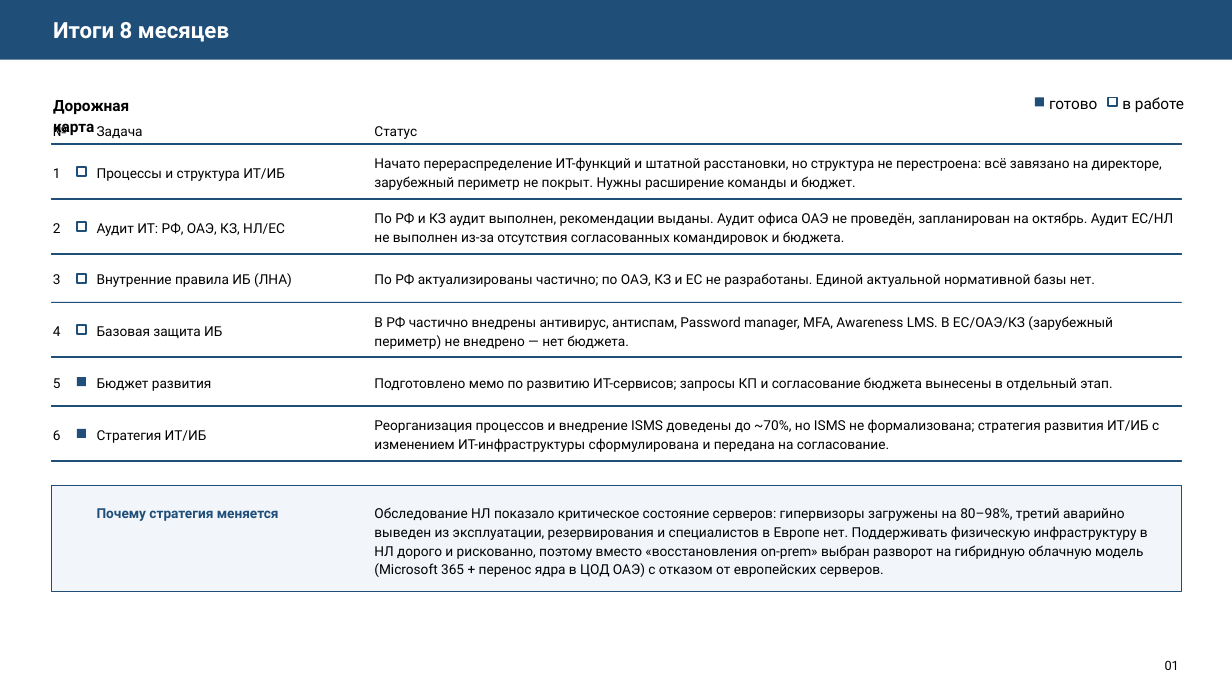
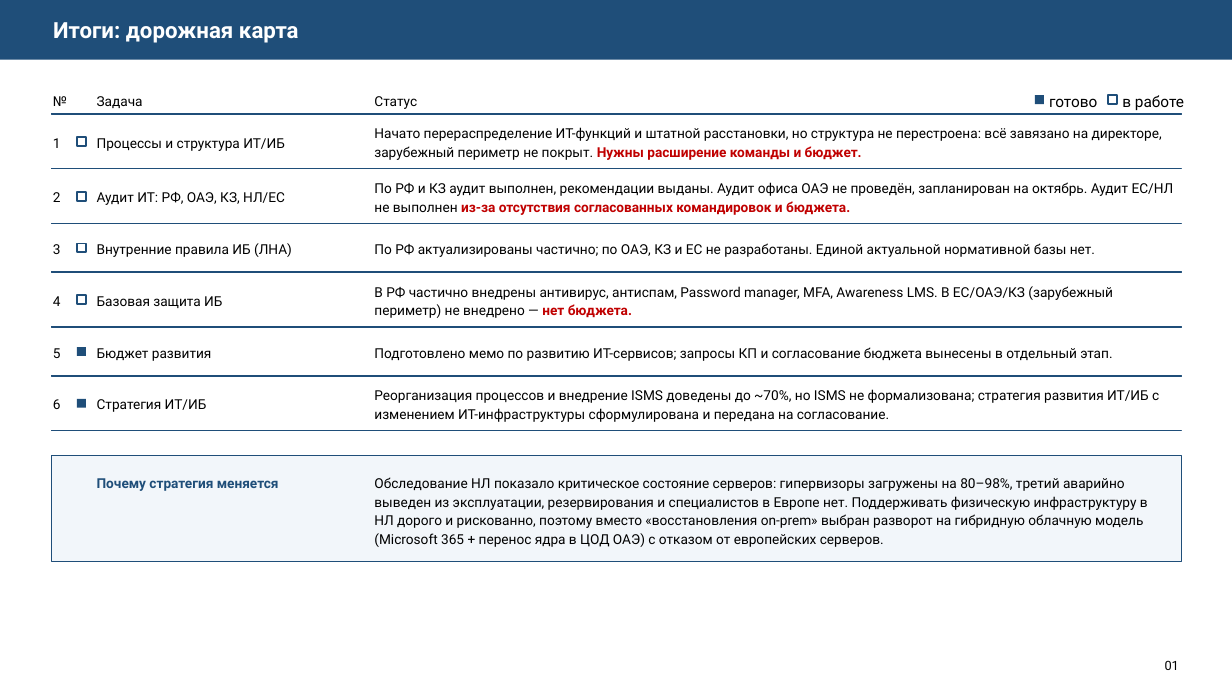
Before and after one commit to jordanbarnesceo88-tech/bpnm, a slide deck: slide 2 of presentation/Plan_IT-IB_v2.2.pptx. Drawn at 1232x693 pixels with LibreOffice and Linux fonts; fonts in the diff are those of the drawing. Boxes give left, top, right and bottom in pixels: in the first picture for what was removed or moved away, otherwise in the second. Text is boxed around its words. In the diff, an @@ line names an element or a change of style, - is before the commit and + after.

```diff
--- a/presentation/Plan_IT-IB_v2.2.pptx
+++ b/presentation/Plan_IT-IB_v2.2.pptx
@@ text at <box>53,22,299,43</box>: text changed @@
-Итоги 8 месяцев
+Итоги: дорожная карта
@@ text removed at <box>53,100,129,136</box> @@
-Дорожная карта
@@ text "Начато перераспределение ИТ-функций и штатной ..." at <box>374,127,1162,160</box>: text colour #000000 to #C00000, bold on in "Нужны расширение команды и бюджет." @@
@@ text "По РФ и КЗ аудит ..." at <box>374,182,1174,215</box>: text colour #000000 to #C00000, bold on in "из-за отсутствия согласованных командировок и бюджета." @@
@@ text "В РФ частично внедрены антивирус, ..." at <box>374,286,1113,318</box>: text colour #000000 to #C00000, bold on in "нет бюджета." @@
@@ 23 texts, 14 rectangles: place and size @@
-23 texts, 14 rectangles at <box>51,124,1181,591</box>
+23 texts, 14 rectangles at <box>51,96,1181,561</box>
```
Also in this commit, not shown: 8 other slides changed, 1 other file.
